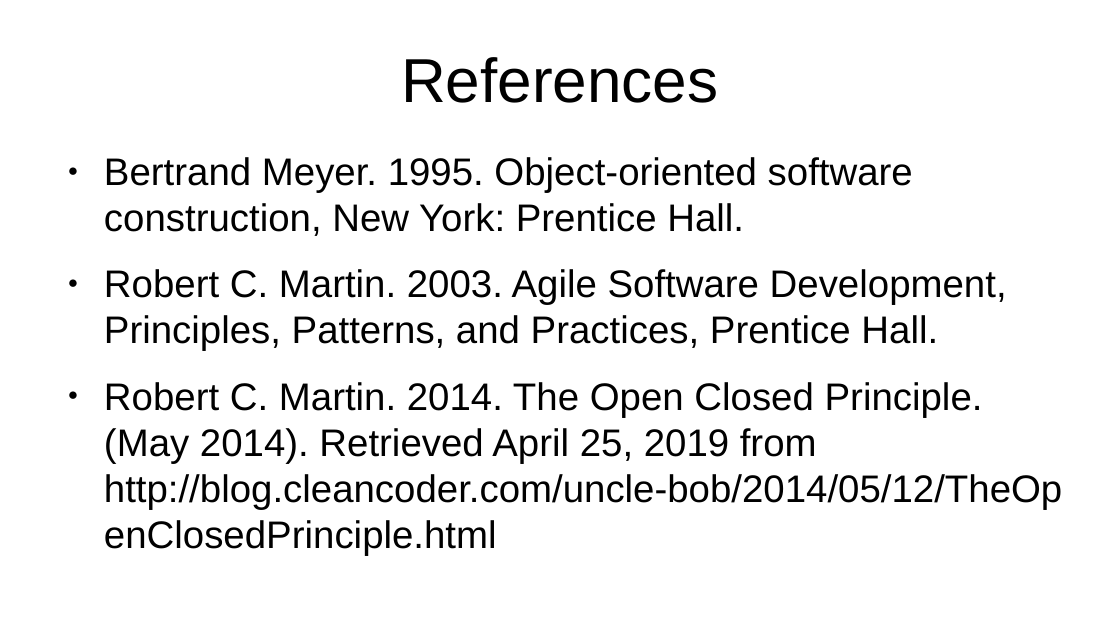
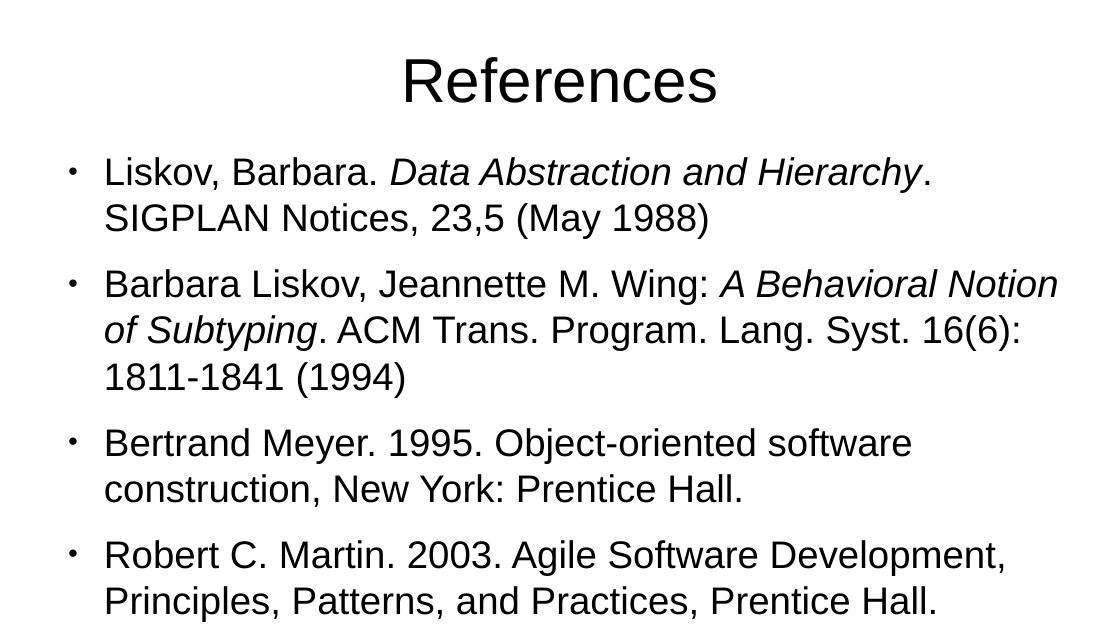
Before and after one commit to maxmeffert/SOLID, a slide deck: slide 12 of TheLofSOLID/TheLofSOLID.odp (slide 19 before the commit). Drawn at 1120x630 pixels with LibreOffice and Linux fonts; fonts in the diff are those of the drawing. Boxes give left, top, right and bottom in pixels: in the first picture for what was removed or moved away, otherwise in the second. Text is boxed around its words. In the diff, an @@ line names an element or a change of style, - is before the commit and + after.

```diff
--- a/TheLofSOLID/TheLofSOLID.odp
+++ b/TheLofSOLID/TheLofSOLID.odp
@@ text at (104, 157, 1059, 397): paragraphs added @@
+● Liskov, Barbara. Data Abstraction and Hierarchy. SIGPLAN Notices, 23,5 (May 1988)
+● Barbara Liskov, Jeannette M. Wing: A Behavioral Notion of Subtyping. ACM Trans. Program. Lang. Syst. 16(6): 1811-1841 (1994)
@@ text at (104, 382, 1062, 509): paragraph removed @@
-● Robert C. Martin. 2014. The Open Closed Principle. (May 2014). Retrieved April 25, 2019 from http://blog.cleancoder.com/uncle-bob/2014/05/12/TheOpenClosedPrinciple.html
```
Also in this commit, not shown: 2 other slides changed, 8 slides added, 15 slides removed, 3 other files.
